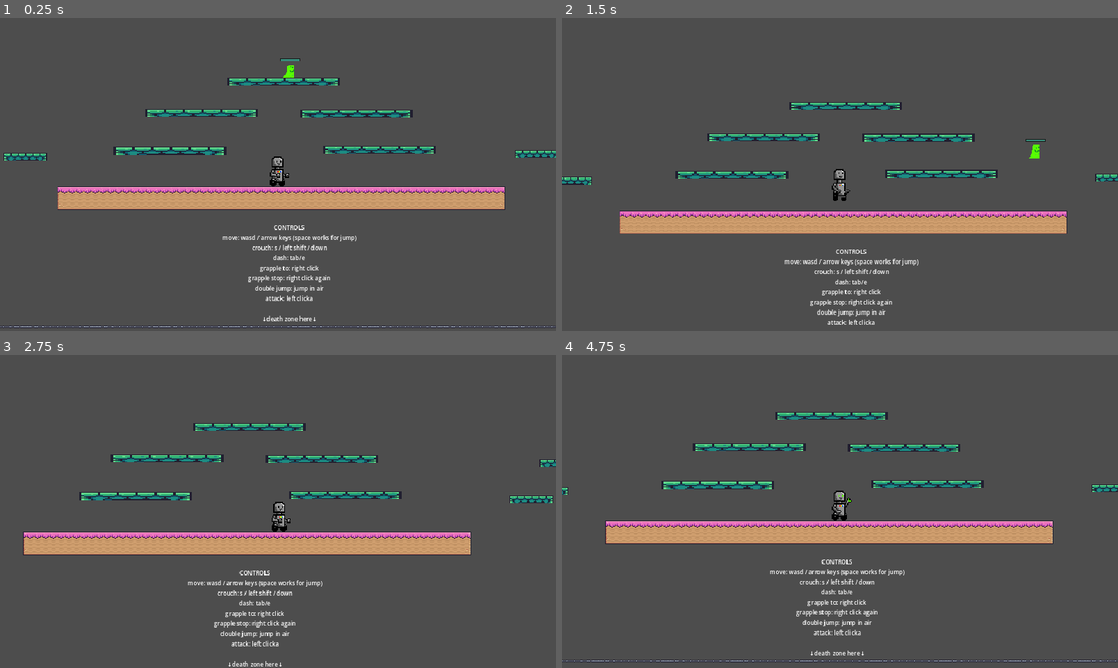
Above: before the commit, frames 1-4 (two rows, left to right).
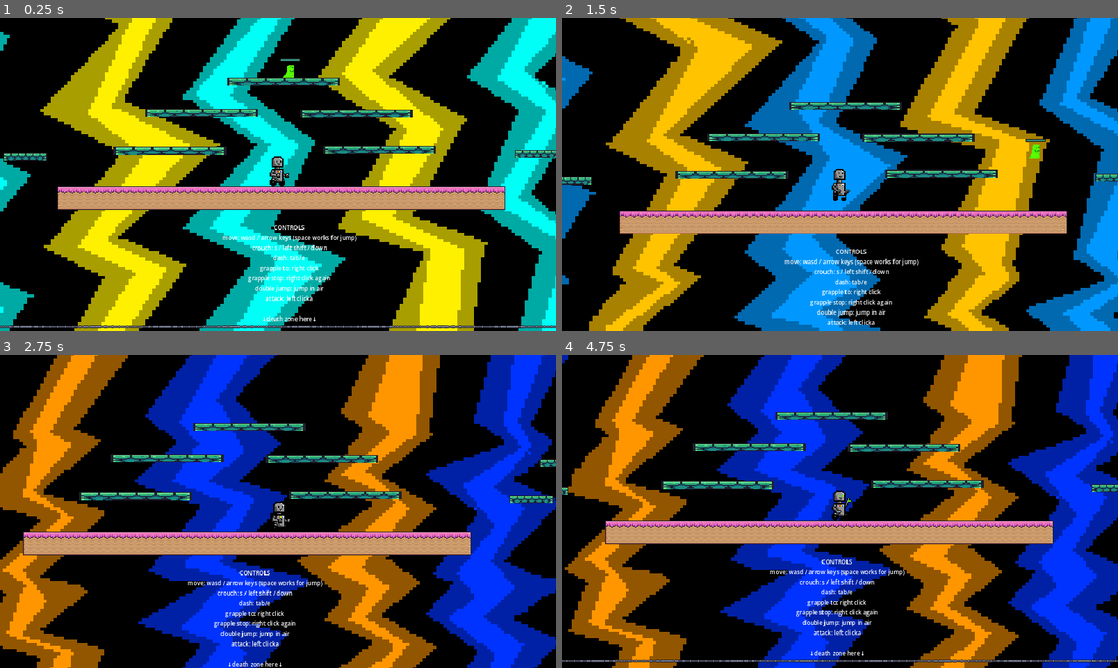
Above: after the commit, the same moments.

Repository: fancyamazon/Beat-the-Bot
Game: Godot game, scene res://scenes/game.tscn
The game is run twice, just before and just after one commit, with the same random seed, the same clock (stepped at 60 frames per second) and the same inputs.
Inputs (mouse positions are in pixels of both pictures, inside the frame that each line leads up to):
- Up to frame 1 (0.25 s): no input
- Up to frame 2 (1.5 s): move the mouse to (962, 158) at 0.52 s; hold L (enemy_right) from 0.53 s (still down); click (962, 158) at 0.6 s; tap Space (jump) at 0.77 s; move the mouse to (728, 190) at 1.27 s; tap Shift (crouch) at 1.35 s
- Up to frame 3 (2.75 s): tap Space (jump) at 1.52 s; move the mouse to (333, 442) at 2.02 s; release L (enemy_right) at 2.03 s; hold J (enemy_left) from 2.03 s (still down); tap Tab (dash) at 2.1 s
- Up to frame 4 (4.75 s): move the mouse to (812, 574) at 2.77 s; release J (enemy_left) at 2.78 s; hold L (enemy_right) 2.78-4.28 s; right-click (812, 574) at 2.85 s; tap Space (jump) at 3.02, 3.77, 4.52 s; move the mouse to (1006, 558) at 3.52 s; click (1006, 558) at 3.6 s; move the mouse to (673, 464) at 4.27 s; hold J (enemy_left) from 4.28 s (still down); tap Shift (crouch) at 4.35 s

The runs differ from the first frame. In frame 1, 90% of the frame differs, in the area x 0-100%, y 0-100%; in frame 2, 91%; in frame 3, 91%; in frame 4, 90%.

Commit message:
added background

Diff:
--- a/platformer2/scenes/game.tscn
+++ b/platformer2/scenes/game.tscn
@@ -1,10 +1,25 @@
-[gd_scene load_steps=22 format=3 uid="uid://d07nvyd5qem1x"]
+[gd_scene load_steps=27 format=3 uid="uid://d07nvyd5qem1x"]
 
 [ext_resource type="PackedScene" uid="uid://c3ja3raqyfvcq" path="res://scenes/player.tscn" id="1_nx1nf"]
 [ext_resource type="Texture2D" uid="uid://lp3tjt6016tn" path="res://assets/Free/Terrain/Terrain (16x16).png" id="2_8mj6l"]
 [ext_resource type="PackedScene" uid="uid://st3xivfw0pcs" path="res://scenes/platform.tscn" id="3_7lvvc"]
 [ext_resource type="PackedScene" uid="uid://hc6gcfko7dn2" path="res://scenes/killzone.tscn" id="4_r3qmr"]
 [ext_resource type="PackedScene" uid="uid://b8pf7fww7yfun" path="res://scenes/enemy.tscn" id="5_dp0s8"]
+[ext_resource type="Texture2D" uid="uid://dby6anbfo5aev" path="res://assets/lightning-bg/lightning_bg0.png" id="6_1mkk5"]
+[ext_resource type="Texture2D" uid="uid://b0hvm8ocpggm8" path="res://assets/lightning-bg/lightning_bg1.png" id="7_lighe"]
+[ext_resource type="Texture2D" uid="uid://ckau8nb4eq5vk" path="res://assets/lightning-bg/lightning_bg2.png" id="8_xv1lx"]
+[ext_resource type="Texture2D" uid="uid://dwv0kqshqlw5l" path="res://assets/lightning-bg/lightning_bg3.png" id="9_uxdud"]
+
+[sub_resource type="AnimatedTexture" id="AnimatedTexture_7obcx"]
+frames = 4
+speed_scale = 4.0
+frame_0/texture = ExtResource("6_1mkk5")
+frame_1/texture = ExtResource("7_lighe")
+frame_1/duration = 1.0
+frame_2/texture = ExtResource("8_xv1lx")
+frame_2/duration = 1.0
+frame_3/texture = ExtResource("9_uxdud")
+frame_3/duration = 1.0
 
 [sub_resource type="TileSetAtlasSource" id="TileSetAtlasSource_nr660"]
 texture = ExtResource("2_8mj6l")
@@ -344,6 +359,13 @@
 [node name="Game" type="Node2D"]
 position = Vector2(-198, -343)
 
+[node name="TextureRect" type="TextureRect" parent="."]
+offset_left = -1004.0
+offset_top = -387.0
+offset_right = 1242.0
+offset_bottom = 764.0
+texture = SubResource("AnimatedTexture_7obcx")
+
 [node name="main_platforms" parent="." instance=ExtResource("3_7lvvc")]
 position = Vector2(-6, 262)
 scale = Vector2(4.86824, 1.62334)
Binary file added: platformer2/assets/lightning-bg/lightning_bg0.png
Not shown, added: platformer2/assets/lightning-bg/lightning_bg0.png.import
Binary file added: platformer2/assets/lightning-bg/lightning_bg1.png
Not shown, added: platformer2/assets/lightning-bg/lightning_bg1.png.import
Binary file added: platformer2/assets/lightning-bg/lightning_bg2.png
Not shown, added: platformer2/assets/lightning-bg/lightning_bg2.png.import
Binary file added: platformer2/assets/lightning-bg/lightning_bg3.png
Not shown, added: platformer2/assets/lightning-bg/lightning_bg3.png.import
